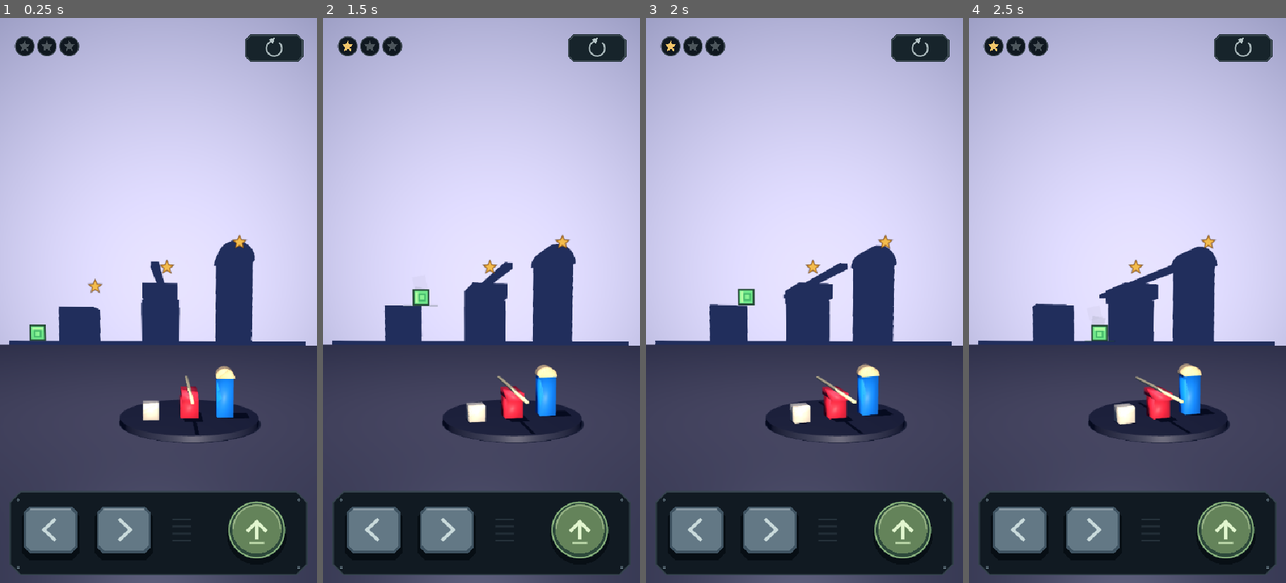
Above: before the commit, frames 1-4 (left to right).
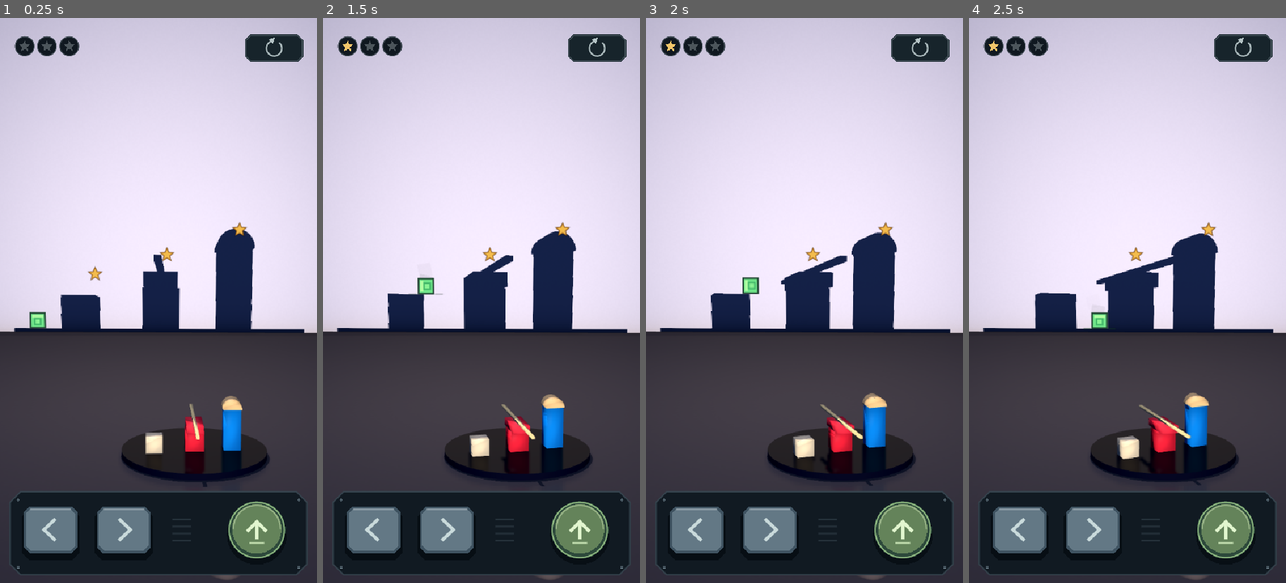
Above: after the commit, the same moments.

Repository: ManuScript07/chiken-jump
Game: Godot game, scene res://scenes/main.tscn
Same seed, same stepped clock (60 frames per second), same inputs: the game is played once before the commit and once after it.
Inputs (mouse positions are in pixels of both pictures, inside the frame that each line leads up to):
- Up to frame 1 (0.25 s): no input
- Up to frame 2 (1.5 s): tap Enter at 0.5, 0.6 s; move the mouse to (551, 272) at 0.52 s; hold D 0.53-1.25 s; click (551, 272) at 0.67 s; tap Space at 0.77, 1.07 s; drag from (418, 328) to (465, 413) at 1.27 s
- Up to frame 3 (2 s): no input
- Up to frame 4 (2.5 s): move the mouse to (1159, 176) at 2.02 s; hold D from 2.03 s (still down); tap Enter at 2.1 s

The runs differ from the first frame. In frame 1, 43% of the frame differs, in the area x 0-100%, y 0-100%; in frame 2, 43%; in frame 3, 43%; in frame 4, 43%.

Commit message:
Improve room lighting, surface continuity, and planar reflections

Diff:
--- a/scripts/disk_diorama.gd
+++ b/scripts/disk_diorama.gd
@@ -10,6 +10,9 @@
 var room_wall: MeshInstance3D
 var room_floor: MeshInstance3D
 var piece_nodes: Array[MeshInstance3D] = []
+var floor_reflection: PlanarReflection
+var disk_reflection: PlanarReflection
+var disk_surface: MeshInstance3D
 
 func _ready() -> void:
 	position = Vector2.ZERO
@@ -46,6 +49,7 @@
 	_build_room(world)
 	_build_installation(world)
 	_build_lighting(world)
+	_build_reflections()
 
 func _build_environment(world: Node3D) -> void:
 	var environment := WorldEnvironment.new()
@@ -54,7 +58,11 @@
 	env.background_color = Color("252333")
 	env.ambient_light_source = Environment.AMBIENT_SOURCE_COLOR
 	env.ambient_light_color = Color("455fae")
-	env.ambient_light_energy = 0.5
+	env.ambient_light_energy = 0.28
+	env.ssao_enabled = true
+	env.ssao_radius = 0.35
+	env.ssao_intensity = 1.1
+	env.ssao_light_affect = 0.15
 	environment.environment = env
 	world.add_child(environment)
 	var fill := DirectionalLight3D.new()
@@ -68,16 +76,16 @@
 	camera.fov = 38.0
 	camera.position = Vector3(0.45,4.0,19.0)
 	world.add_child(camera)
-	camera.look_at(Vector3(0,1.6,-0.5),Vector3.UP)
+	camera.look_at(Vector3(0,1.3,-0.5),Vector3.UP)
 	camera.current = true
 
 func _build_room(world: Node3D) -> void:
 	# The wall and floor share a real junction, rather than a framed screen.
-	room_floor = _box(world,Vector3(0,DESIGN.FLOOR_Y-0.08,16),Vector3(80,0.16,40),Color("6b6364"),0.48)
+	room_floor = _box(world,Vector3(0,DESIGN.FLOOR_Y-0.08,16),Vector3(80,0.16,40),_room_material(Color("847c74"),0.43,true))
 	room_floor.name = "Floor"
 	room_floor.layers = 2
 	room_floor.cast_shadow = GeometryInstance3D.SHADOW_CASTING_SETTING_OFF
-	room_wall = _box(world,Vector3(0,DESIGN.FLOOR_Y+12,DESIGN.WALL_Z-0.1),Vector3(80,24,0.2),Color("bfb9bd"),0.95)
+	room_wall = _box(world,Vector3(0,DESIGN.FLOOR_Y+12,DESIGN.WALL_Z-0.1),Vector3(80,24,0.2),_room_material(Color("c3bfc0"),0.92,false))
 	room_wall.name = "Wall"
 	room_wall.layers = 4
 	room_wall.cast_shadow = GeometryInstance3D.SHADOW_CASTING_SETTING_OFF
@@ -108,8 +116,9 @@
 	disk.name = "Disk"
 	disk.mesh = DESIGN.disk_mesh()
 	disk.position.y = -DESIGN.DISK_HEIGHT / 2.0
-	disk.material_override = _material(Color("33343f"),0.52)
+	disk.material_override = _room_material(Color("33343f"),0.32,true)
 	rotor.add_child(disk)
+	disk_surface = disk
 	var installation := DESIGN.create_installation()
 	rotor.add_child(installation)
 	for object in PrimitivePiece.collect(installation):
@@ -120,8 +129,9 @@
 	key_light.name = "SideLight"
 	key_light.position = DESIGN.LIGHT_POSITION
 	key_light.light_color = Color("fff0dc")
-	key_light.light_energy = 1.5
-	key_light.light_cull_mask = 5
+	key_light.light_energy = 1.2
+	key_light.light_cull_mask = 7
+	key_light.light_specular = 0.0
 	key_light.spot_range = 35.0
 	key_light.spot_attenuation = 0.12
 	key_light.spot_angle = 42.0
@@ -147,6 +157,29 @@
 	floor_light.shadow_blur = 0.7
 	world.add_child(floor_light)
 
+func _build_reflections() -> void:
+	floor_reflection = PlanarReflection.new()
+	floor_reflection.name = "FloorReflection"
+	add_child(floor_reflection)
+	var floor_sources: Array[MeshInstance3D] = piece_nodes.duplicate()
+	floor_sources.append(room_wall)
+	floor_sources.append(disk_surface)
+	var floor_texture := floor_reflection.setup(camera,DESIGN.FLOOR_Y,floor_sources,disk_surface)
+	var floor_material := room_floor.material_override as ShaderMaterial
+	floor_material.set_shader_parameter("reflection_texture",floor_texture)
+	floor_material.set_shader_parameter("reflection_strength",0.26)
+	floor_material.set_shader_parameter("reflection_blur",1.8)
+	disk_reflection = PlanarReflection.new()
+	disk_reflection.name = "DiskReflection"
+	add_child(disk_reflection)
+	var disk_sources: Array[MeshInstance3D] = piece_nodes.duplicate()
+	disk_sources.append(room_wall)
+	var disk_texture := disk_reflection.setup(camera,DESIGN.RIG_CENTER.y,disk_sources)
+	var disk_material := disk_surface.material_override as ShaderMaterial
+	disk_material.set_shader_parameter("reflection_texture",disk_texture)
+	disk_material.set_shader_parameter("reflection_strength",0.4)
+	disk_material.set_shader_parameter("reflection_blur",0.7)
+
 func mount_gameplay(field: ShadowField, player: SquarePlayer, level: ChickenLevel) -> void:
 	projection_canvas.level = level
 	field.reparent(projection_canvas,false)
@@ -158,19 +191,22 @@
 	if rotor != null:
 		rotor.rotation.y = value
 
-func _box(parent: Node3D, location: Vector3, dimensions: Vector3, color: Color, roughness: float) -> MeshInstance3D:
+func _box(parent: Node3D, location: Vector3, dimensions: Vector3, material: Material) -> MeshInstance3D:
 	var object := MeshInstance3D.new()
 	var mesh := BoxMesh.new()
 	mesh.size = dimensions
 	object.mesh = mesh
 	object.position = location
-	object.material_override = _material(color,roughness)
+	object.material_override = material
 	parent.add_child(object)
 	return object
 
-func _material(color: Color, roughness: float) -> StandardMaterial3D:
-	var material := StandardMaterial3D.new()
-	material.albedo_color = color
-	material.roughness = roughness
-	material.cull_mode = BaseMaterial3D.CULL_DISABLED
+func _room_material(color: Color, roughness: float, is_floor: bool) -> ShaderMaterial:
+	var material := ShaderMaterial.new()
+	material.shader = preload("res://shaders/room_surface.gdshader")
+	material.set_shader_parameter("base_color",color)
+	material.set_shader_parameter("surface_roughness",roughness)
+	material.set_shader_parameter("floor_surface",is_floor)
+	material.set_shader_parameter("floor_height",DESIGN.FLOOR_Y)
+	material.set_shader_parameter("wall_depth",DESIGN.WALL_Z)
 	return material
--- a/scripts/level_design.gd
+++ b/scripts/level_design.gd
@@ -4,8 +4,8 @@
 const WALL_ORIGIN := Vector2(270, 600)
 const SCALE := 64.0
 const WALL_Z := -4.0
-const LIGHT_POSITION := Vector3(1.0, 0.0, 8.0)
-const MODEL_SCALE := 0.46
+const LIGHT_POSITION := Vector3(1.0, 0.0, 11.0)
+const MODEL_SCALE := 0.4
 const SHADOW_MAGNIFICATION := 1.42
 const DISK_RADIUS := 2.8
 const DISK_HEIGHT := 0.24
--- /dev/null
+++ b/scripts/planar_reflection.gd
@@ -0,0 +1,84 @@
+class_name PlanarReflection
+extends Node
+
+const CAPTURE_SIZE := Vector2i(180,320)
+var viewport: SubViewport
+var mirror_camera: Camera3D
+var source_camera: Camera3D
+var plane_height := 0.0
+var sources: Array[MeshInstance3D] = []
+var proxies: Array[MeshInstance3D] = []
+var plain_disk: MeshInstance3D
+
+# An isolated capture world prevents reflective surfaces from sampling themselves.
+# Meshes and materials are shared; only instance transforms are copied each frame.
+func setup(source: Camera3D, height: float, captured: Array[MeshInstance3D], disk: MeshInstance3D = null) -> ViewportTexture:
+	source_camera = source
+	plane_height = height
+	sources = captured
+	plain_disk = disk
+	process_priority = -100
+	viewport = SubViewport.new()
+	viewport.name = "Capture"
+	viewport.size = CAPTURE_SIZE
+	viewport.own_world_3d = true
+	viewport.transparent_bg = true
+	viewport.positional_shadow_atlas_size = 0
+	viewport.render_target_update_mode = SubViewport.UPDATE_ALWAYS
+	add_child(viewport)
+	var world := Node3D.new()
+	viewport.add_child(world)
+	var environment := WorldEnvironment.new()
+	environment.environment = source.get_world_3d().environment.duplicate()
+	environment.environment.ssao_enabled = false
+	world.add_child(environment)
+	for child in source.get_parent().get_children():
+		if child is Light3D:
+			var light := child.duplicate() as Light3D
+			light.shadow_enabled = false
+			world.add_child(light)
+	for object in sources:
+		var proxy := MeshInstance3D.new()
+		proxy.mesh = object.mesh
+		proxy.layers = object.layers
+		proxy.material_override = object.material_override
+		if object == plain_disk:
+			var matte := StandardMaterial3D.new()
+			var surface := object.material_override as ShaderMaterial
+			matte.albedo_color = surface.get_shader_parameter("base_color")
+			matte.roughness = surface.get_shader_parameter("surface_roughness")
+			proxy.material_override = matte
+		world.add_child(proxy)
+		proxies.append(proxy)
+	mirror_camera = Camera3D.new()
+	mirror_camera.name = "MirrorCamera"
+	world.add_child(mirror_camera)
+	mirror_camera.current = true
+	_update_camera()
+	return viewport.get_texture()
+
+func _process(_delta: float) -> void:
+	if is_instance_valid(source_camera):
+		_update_camera()
+
+func _update_camera() -> void:
+	for i in sources.size():
+		if not is_instance_valid(sources[i]):
+			proxies[i].visible = false
+			continue
+		proxies[i].global_transform = sources[i].global_transform
+		proxies[i].visible = sources[i].is_visible_in_tree()
+		if proxies[i].mesh != sources[i].mesh:
+			proxies[i].mesh = sources[i].mesh
+		if sources[i] != plain_disk and proxies[i].material_override != sources[i].material_override:
+			proxies[i].material_override = sources[i].material_override
+	var eye := source_camera.global_position
+	var target := eye-source_camera.global_basis.z*10.0
+	eye.y = plane_height*2.0-eye.y
+	target.y = plane_height*2.0-target.y
+	mirror_camera.global_position = eye
+	mirror_camera.look_at(target,Vector3.UP)
+	mirror_camera.fov = source_camera.fov
+	mirror_camera.keep_aspect = source_camera.keep_aspect
+	mirror_camera.near = source_camera.near
+	mirror_camera.far = source_camera.far
--- /dev/null
+++ b/shaders/room_surface.gdshader
@@ -0,0 +1,64 @@
+shader_type spatial;
+render_mode diffuse_lambert;
+
+uniform vec4 base_color : source_color = vec4(0.5,0.48,0.45,1.0);
+uniform float surface_roughness : hint_range(0.0,1.0) = 0.5;
+uniform bool floor_surface = true;
+uniform float floor_height = -0.096;
+uniform float wall_depth = -4.0;
+uniform float corner_radius : hint_range(0.01,2.0) = 0.32;
+uniform float corner_strength : hint_range(0.0,1.0) = 0.65;
+uniform sampler2D reflection_texture : source_color,filter_linear,repeat_disable;
+uniform float reflection_strength : hint_range(0.0,1.0) = 0.0;
+uniform float reflection_blur : hint_range(0.0,5.0) = 1.0;
+varying vec3 world_position;
+varying vec3 world_normal;
+
+float hash21(vec2 p) {
+	return fract(sin(dot(p,vec2(127.1,311.7)))*43758.5453);
+}
+float grain(vec2 p) {
+	vec2 cell = floor(p);
+	vec2 f = fract(p);
+	f = f*f*(3.0-2.0*f);
+	return mix(mix(hash21(cell),hash21(cell+vec2(1.0,0.0)),f.x),mix(hash21(cell+vec2(0.0,1.0)),hash21(cell+vec2(1.0)),f.x),f.y);
+}
+void vertex() {
+	world_position = (MODEL_MATRIX*vec4(VERTEX,1.0)).xyz;
+	world_normal = MODEL_NORMAL_MATRIX*NORMAL;
+}
+void fragment() {
+	vec2 plane = floor_surface ? world_position.xz : world_position.xy;
+	float texture_grain = grain(plane*28.0)-0.5;
+	ALBEDO = base_color.rgb*(1.0+texture_grain*0.006);
+	ROUGHNESS = clamp(surface_roughness+texture_grain*0.02,0.0,1.0);
+	SPECULAR = 0.35;
+	float distance_to_corner = floor_surface ? max(world_position.z-wall_depth,0.0) : max(world_position.y-floor_height,0.0);
+	AO = 1.0-corner_strength*exp(-distance_to_corner/corner_radius);
+	AO_LIGHT_AFFECT = 0.15;
+	if (reflection_strength>0.0) {
+		// Mirror the vertical texture axis after reflecting the camera plane.
+		vec2 uv = vec2(SCREEN_UV.x,1.0-SCREEN_UV.y);
+		vec2 texel = reflection_blur/vec2(textureSize(reflection_texture,0));
+		vec4 reflected = vec4(0.0);
+		for (int y=-1;y<=1;y++) {
+			for (int x=-1;x<=1;x++) {
+				float weight = float((x==0 ? 2 : 1)*(y==0 ? 2 : 1))/16.0;
+				vec4 sample_color = texture(reflection_texture,uv+vec2(float(x),float(y))*texel);
+				reflected += vec4(sample_color.rgb*sample_color.a,sample_color.a)*weight;
+			}
+		}
+		float fresnel = pow(1.0-max(dot(normalize(NORMAL),normalize(VIEW)),0.0),5.0);
+		float top_face = smoothstep(0.8,0.98,normalize(world_normal).y);
+		float amount = reflection_strength*mix(0.35,1.0,fresnel)*top_face;
+		ALBEDO *= 1.0-amount*reflected.a;
+		EMISSION = reflected.rgb*amount;
+	}
+}
+
+void light() {
+	float cosine = max(dot(NORMAL,LIGHT),0.0);
+	// Matte floor response keeps the grazing key light below the broad room fill.
+	float grazing_response = floor_surface ? smoothstep(0.03,0.3,cosine) : 1.0;
+	DIFFUSE_LIGHT += ALBEDO*LIGHT_COLOR*ATTENUATION*cosine*grazing_response;
+}
--- a/tests/room_render_tests.gd
+++ b/tests/room_render_tests.gd
@@ -36,7 +36,7 @@
 			await RenderingServer.frame_post_draw
 		var frame := root.get_texture().get_image()
 		check(row_max_jump(frame,250)<0.04,"wall has no shadow-acne stripes at phase %.0f" % rad_to_deg(angle))
-		check(row_max_jump(frame,770)<0.04,"floor has no exposed spotlight edge at phase %.0f" % rad_to_deg(angle))
+		check(row_max_jump(frame,800)<0.04,"floor has no exposed spotlight edge at phase %.0f" % rad_to_deg(angle))
 		check(luminance(frame.get_pixel(70,300))-luminance(frame.get_pixel(70,730))>0.15,"floor and wall retain distinct lighting at phase %.0f" % rad_to_deg(angle))
 		# A known interior point of the beige cube's real shadow, away from edges.
 		var canvas_point := DESIGN.project_point(DESIGN.pieces()[0].center,angle)
@@ -51,7 +51,7 @@
 			await RenderingServer.frame_post_draw
 		var unshadowed := root.get_texture().get_image()
 		var shadow_pixels := 0
-		for y in range(580,750):
+		for y in range(580,800):
 			for x in range(180,460):
 				if luminance(unshadowed.get_pixel(x,y))-luminance(frame.get_pixel(x,y))>0.025:
 					shadow_pixels += 1
--- /dev/null
+++ b/tests/room_surface_tests.gd
@@ -0,0 +1,101 @@
+class_name RoomSurfaceTests
+extends SceneTree
+
+const DESIGN = preload("res://scripts/level_design.gd")
+var failures := 0
+var level: ChickenLevel
+
+func _initialize() -> void:
+	call_deferred("_run")
+
+func check(value: bool, message: String) -> void:
+	if value:
+		print("PASS: ",message)
+	else:
+		failures += 1
+		printerr("FAIL: ",message)
+
+func luminance(color: Color) -> float:
+	return color.r*0.2126+color.g*0.7152+color.b*0.0722
+
+func settle() -> void:
+	for i in 8:
+		await RenderingServer.frame_post_draw
+
+func changed_pixels(first: Image, second: Image, area: Rect2i) -> int:
+	var changed := 0
+	for y in range(area.position.y,area.end.y):
+		for x in range(area.position.x,area.end.x):
+			if absf(luminance(first.get_pixel(x,y))-luminance(second.get_pixel(x,y)))>0.006:
+				changed += 1
+	return changed
+
+func _run() -> void:
+	level = load("res://scenes/main.tscn").instantiate()
+	root.add_child(level)
+	await process_frame
+	level.field.running = false
+	level.player.enabled = false
+	var floor_material := level.diorama.room_floor.material_override as ShaderMaterial
+	var wall_material := level.diorama.room_wall.material_override as ShaderMaterial
+	var disk_material := level.diorama.disk_surface.material_override as ShaderMaterial
+	check((level.diorama.key_light.light_cull_mask & level.diorama.room_floor.layers)!=0 and (level.diorama.key_light.light_cull_mask & level.diorama.room_wall.layers)!=0,"one key source illuminates both the floor and wall")
+	var previous := PackedByteArray()
+	for angle in [0.0,PI/4.0,PI/2.0]:
+		level.field.angle = angle
+		level.field.update_projection(true)
+		await settle()
+		for capture: PlanarReflection in [level.diorama.floor_reflection,level.diorama.disk_reflection]:
+			check(absf(capture.mirror_camera.global_position.y-(capture.plane_height*2.0-level.diorama.camera.global_position.y))<0.001,"reflection camera mirrors its physical plane")
+			var sample_point := Vector3(DESIGN.RIG_CENTER.x,capture.plane_height,DESIGN.RIG_CENTER.z+0.4)
+			var main_uv := level.diorama.camera.unproject_position(sample_point)/Vector2(540,960)
+			var reflected_uv := capture.mirror_camera.unproject_position(sample_point)/Vector2(PlanarReflection.CAPTURE_SIZE)
+			check(main_uv.distance_to(Vector2(reflected_uv.x,1.0-reflected_uv.y))<0.001,"reflection texture registers with the real surface")
+			var image := capture.viewport.get_texture().get_image()
+			var red := 0
+			var blue := 0
+			for y in image.get_height():
+				for x in image.get_width():
+					var color := image.get_pixel(x,y)
+					if color.a<0.5:
+						continue
+					if color.r>0.3 and color.r>color.g*1.5 and color.r>color.b*1.5:
+						red += 1
+					if color.b>0.3 and color.b>color.r*1.5 and color.b>color.g*1.1:
+						blue += 1
+			if capture == level.diorama.floor_reflection:
+				check(red+blue>5 and capture.sources.has(level.diorama.disk_surface),"floor reflection includes visible figures and disk occlusion")
+			else:
+				check(red>5 and blue>5,"disk capture contains the real red and blue figures")
+		var capture_frame := level.diorama.disk_reflection.viewport.get_texture().get_image().get_data()
+		check(previous.is_empty() or previous!=capture_frame,"reflected figures update with disk rotation")
+		previous = capture_frame
+		var baseline := root.get_texture().get_image()
+		floor_material.set_shader_parameter("reflection_strength",0.0)
+		await settle()
+		check(changed_pixels(baseline,root.get_texture().get_image(),Rect2i(0,535,540,270))>20,"floor reflection contributes to the final image")
+		floor_material.set_shader_parameter("reflection_strength",0.26)
+		disk_material.set_shader_parameter("reflection_strength",0.0)
+		await settle()
+		check(changed_pixels(baseline,root.get_texture().get_image(),Rect2i(150,620,330,180))>40,"disk reflection contributes to the final image")
+		disk_material.set_shader_parameter("reflection_strength",0.4)
+	await settle()
+	var corner := Vector3(-3.6,DESIGN.FLOOR_Y,DESIGN.WALL_Z+0.15)
+	var pixel := Vector2i(level.diorama.camera.unproject_position(corner))
+	var shaded := luminance(root.get_texture().get_image().get_pixelv(pixel))
+	floor_material.set_shader_parameter("corner_strength",0.0)
+	wall_material.set_shader_parameter("corner_strength",0.0)
+	await settle()
+	var open_corner := luminance(root.get_texture().get_image().get_pixelv(pixel))
+	check(open_corner-shaded>0.005,"wall-floor junction receives a soft local occlusion gradient")
+	floor_material.set_shader_parameter("corner_strength",0.65)
+	wall_material.set_shader_parameter("corner_strength",0.65)
+	level.field.running = true
+	await settle()
+	var started := Time.get_ticks_usec()
+	for i in 120:
+		await RenderingServer.frame_post_draw
+	var milliseconds := float(Time.get_ticks_usec()-started)/120000.0
+	print("Native moving-scene frame time: ",snappedf(milliseconds,0.1)," ms")
+	print("RESULT: ",failures," failures")
+	quit(0 if failures==0 else 1)
Not shown, added: scripts/planar_reflection.gd.uid
Not shown, added: shaders/room_surface.gdshader.uid
Not shown, added: tests/room_surface_tests.gd.uid
